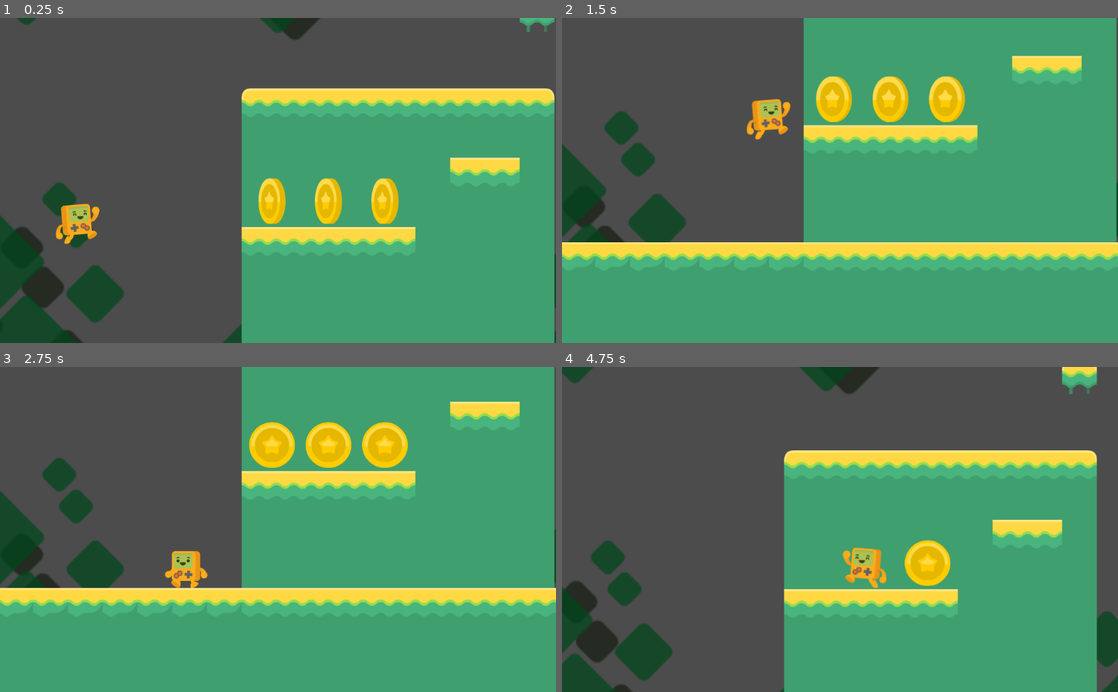
Above: before the commit, frames 1-4 (two rows, left to right).
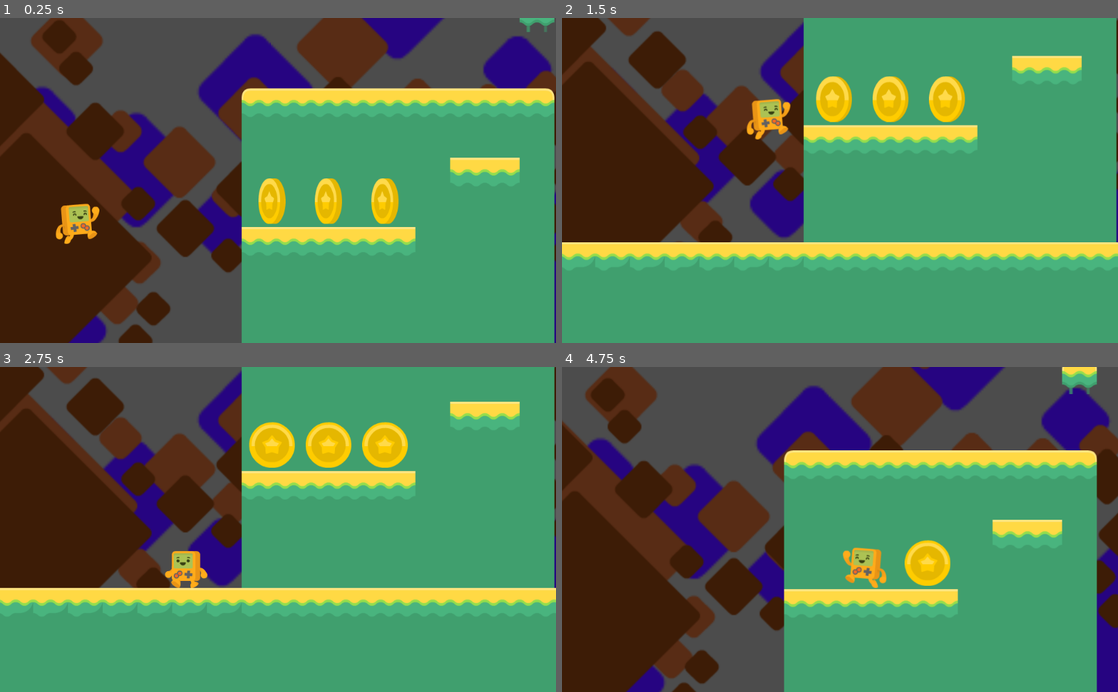
Above: after the commit, the same moments.

Repository: theaob/platformergodot
Game: Godot game, scene res://Scenes/Level1.tscn
Same seed, same stepped clock (60 frames per second), same inputs: the game is played once before the commit and once after it.
Inputs:
- Up to frame 1 (0.25 s): no input
- Up to frame 2 (1.5 s): hold Right (right) from 0.53 s (still down); tap Space (jump) at 0.77 s
- Up to frame 3 (2.75 s): tap Space (jump) at 1.52 s; release Right (right) at 2.03 s; hold Left (left) from 2.03 s (still down)
- Up to frame 4 (4.75 s): release Left (left) at 2.78 s; hold Right (right) 2.78-4.28 s; tap Space (jump) at 3.02, 3.77, 4.52 s; hold Left (left) from 4.28 s (still down)

The runs differ from the first frame. In frame 1, 34% of the frame differs, in the area x 0-100%, y 0-100%; in frame 2, 22%; in frame 3, 22%; in frame 4, 37%.

Commit message:
updated background colors 😐

Diff:
--- a/Scenes/Level1.tscn
+++ b/Scenes/Level1.tscn
@@ -44,31 +44,34 @@
 centered = false
 
 [node name="BoxesFar" type="ParallaxLayer" parent="ParallaxBackground"]
-modulate = Color( 0.521569, 0.0352941, 0, 0.572549 )
+modulate = Color( 0.423529, 0.0588235, 0.988235, 1 )
 motion_scale = Vector2( 0.2, 0.2 )
 motion_mirroring = Vector2( 2560, 1920 )
 
 [node name="Sprite" type="Sprite" parent="ParallaxBackground/BoxesFar"]
+position = Vector2( 0, -1000 )
 scale = Vector2( 4, 4 )
 texture = ExtResource( 5 )
 centered = false
 
 [node name="BoxesMiddle" type="ParallaxLayer" parent="ParallaxBackground"]
-modulate = Color( 0.101961, 0.270588, 0.0196078, 0.572549 )
+modulate = Color( 0.988235, 0.615686, 0.156863, 1 )
 motion_scale = Vector2( 0.4, 0.4 )
 motion_mirroring = Vector2( 1600, 1200 )
 
 [node name="Sprite" type="Sprite" parent="ParallaxBackground/BoxesMiddle"]
+position = Vector2( 0, -600 )
 scale = Vector2( 2.5, 2.5 )
 texture = ExtResource( 5 )
 centered = false
 
 [node name="BoxesNearby" type="ParallaxLayer" parent="ParallaxBackground"]
-modulate = Color( 0, 1, 0.203922, 0.737255 )
+modulate = Color( 0.690196, 0.396078, 0.0431373, 1 )
 motion_scale = Vector2( 0.7, 0.7 )
 motion_mirroring = Vector2( 1280, 960 )
 
 [node name="Sprite" type="Sprite" parent="ParallaxBackground/BoxesNearby"]
+position = Vector2( 0, -300 )
 scale = Vector2( 2, 2 )
 texture = ExtResource( 5 )
 centered = false
